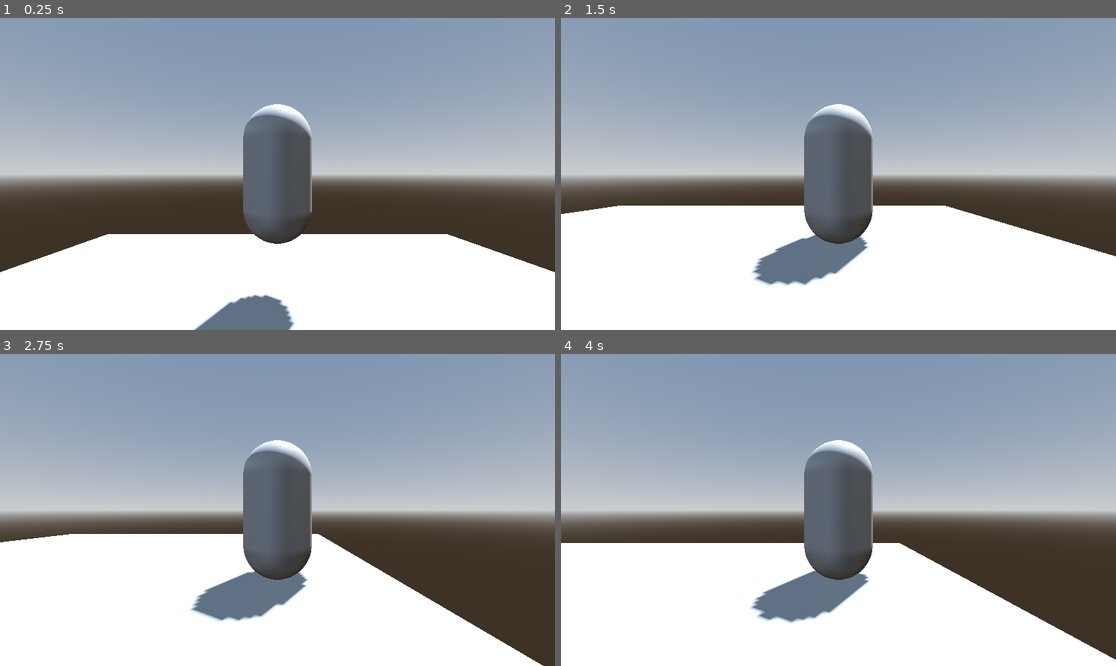
Above: before the commit, frames 1-4 (two rows, left to right).
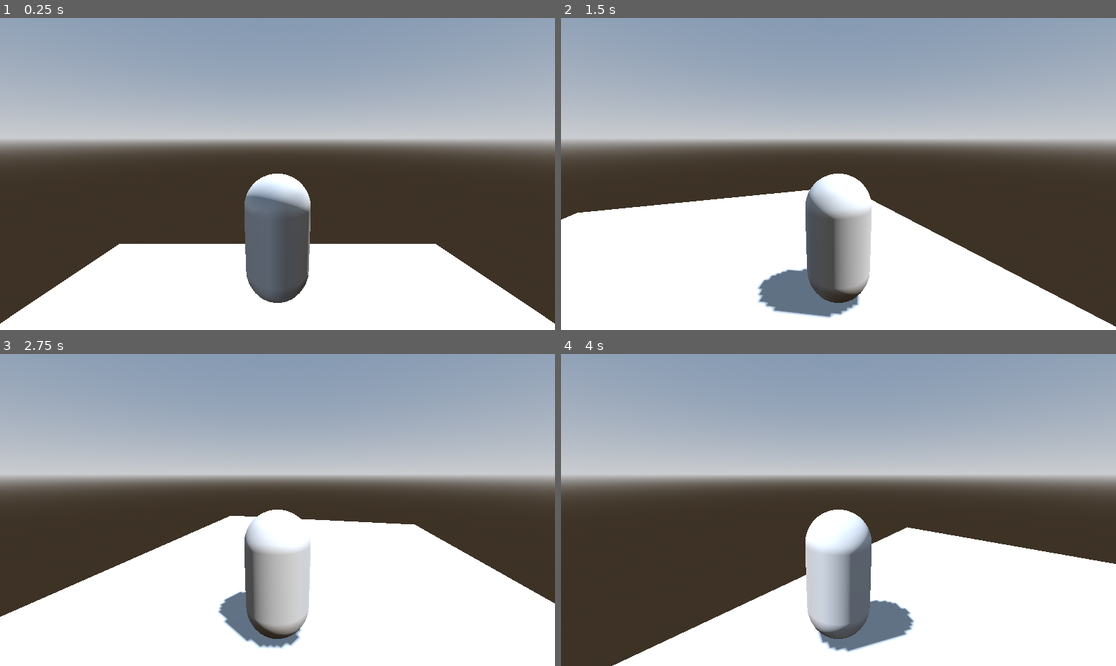
Above: after the commit, the same moments.

Repository: lolepicgirl/3D-Walking-Simulator
Game: Godot game, scene res://main.tscn
Two runs of this game, one before a commit and one after it. Both use one fixed random seed, a clock stepped at 60 frames per second and the inputs below. The project has no main scene, so this scene is started directly.
Inputs (mouse positions are in pixels of both pictures, inside the frame that each line leads up to):
- Up to frame 1 (0.25 s): no input
- Up to frame 2 (1.5 s): move the mouse to (960, 158) at 0.52 s; hold Right (move_right) 0.53-1.28 s; move the mouse to (727, 189) at 1.27 s; hold Down (move_down) from 1.28 s (still down)
- Up to frame 3 (2.75 s): move the mouse to (333, 441) at 2.02 s; release Down (move_down) at 2.03 s; hold Right (move_right) from 2.03 s (still down)
- Up to frame 4 (4 s): move the mouse to (810, 572) at 2.77 s; release Right (move_right) at 2.78 s; hold Up (move_forward) 2.78-3.53 s; move the mouse to (1005, 556) at 3.52 s; hold Left (move_left) from 3.53 s (still down)

The runs differ from the first frame. In frame 1, 33% of the frame differs, in the area x 0-100%, y 27-100%; in frame 2, 35%; in frame 3, 40%; in frame 4, 49%.

Commit message:
mouse motion w camera

Diff:
--- a/player.gd
+++ b/player.gd
@@ -1,5 +1,11 @@
 extends RigidBody3D
 
+var mouse_sensitivity := 0.001
+var twist_input := 0.0
+var pitch_input := 0.0
+
+func _ready() -> void:
+	Input.set_mouse_mode(Input.MOUSE_MODE_CAPTURED)
 
 func _process(delta: float) -> void:
 	var input := Vector3.ZERO
@@ -7,3 +13,15 @@
 	input.z = Input.get_axis("move_forward", "move_down")
 
 	apply_central_force(input * 1200.0 * delta)
+
+	#mouse disapear when playing
+	if Input.is_action_just_pressed("ui_cancel"):
+		Input.set_mouse_mode(Input.MOUSE_MODE_VISIBLE)
+
+	$twistpivot.rotate_y(twist_input)
+
+func _unhandled_input(event: InputEvent) -> void:
+	if event is InputEventMouseMotion:
+		if Input.get_mouse_mode() == Input.MOUSE_MODE_CAPTURED:
+			twist_input = - event.relative.x * mouse_sensitivity
+			pitch_input = - event.relative.y * mouse_sensitivity
--- a/player.tscn
+++ b/player.tscn
@@ -18,8 +18,10 @@
 shape = SubResource("ConvexPolygonShape3D_4flbx")
 
 [node name="twistpivot" type="Node3D" parent="."]
+transform = Transform3D(1, 0, 0, 0, 1, 0, 0, 0, 1, 0, 1, 0)
 
 [node name="pitchpivot" type="Node3D" parent="twistpivot"]
+transform = Transform3D(1, 0, 0, 0, 0.984808, 0.173648, 0, -0.173648, 0.984808, 0, 0, 0)
 
 [node name="Camera3D" type="Camera3D" parent="twistpivot/pitchpivot"]
 transform = Transform3D(1, 0, 0, 0, 1, 0, 0, 0, 1, 0, 0, 3)
